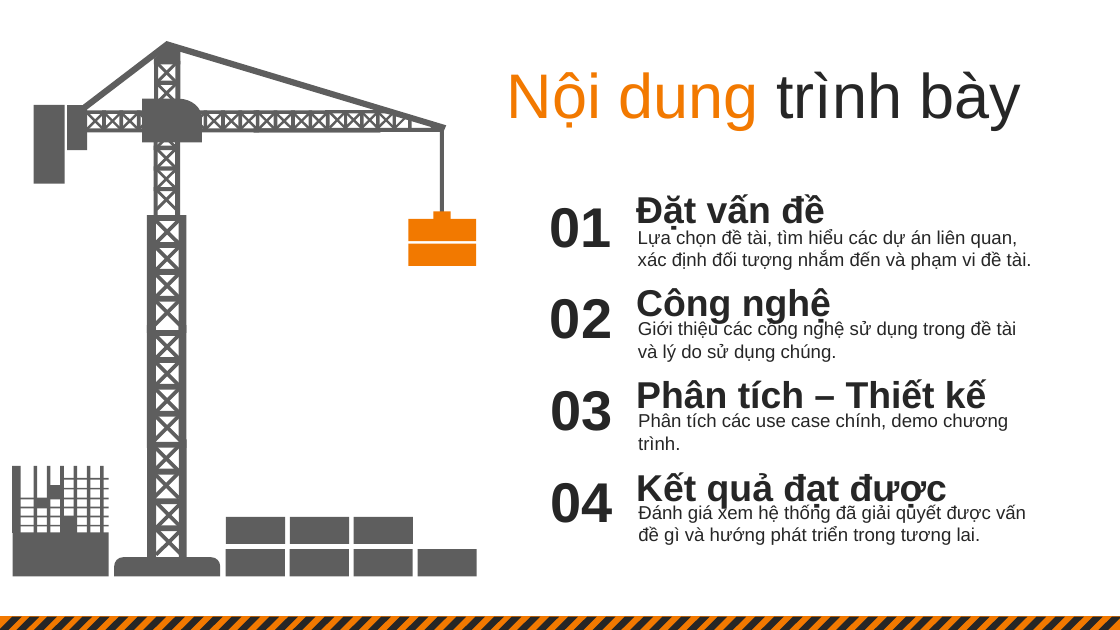
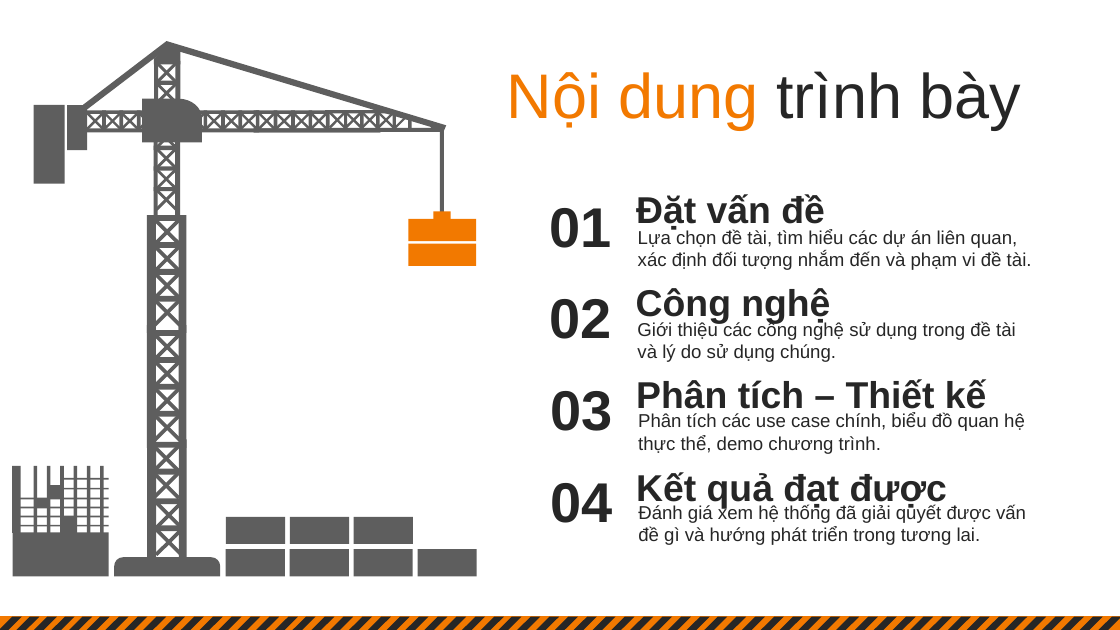
Before and after one commit to datmeo186305/DATN, a slide deck: slide 2 of SLIDE/NguyenTienDat_160702122_slide.pptx. Drawn at 1120x630 pixels with LibreOffice and Linux fonts; fonts in the diff are those of the drawing. Boxes give left, top, right and bottom in pixels: in the first picture for what was removed or moved away, otherwise in the second. Text is boxed around its words. In the diff, an @@ line names an element or a change of style, - is before the commit and + after.

```diff
--- a/SLIDE/NguyenTienDat_160702122_slide.pptx
+++ b/SLIDE/NguyenTienDat_160702122_slide.pptx
@@ text at box(638, 413, 1025, 454): text changed @@
-Phân tích các use case chính, demo chương trình.
+Phân tích các use case chính, biểu đồ quan hệ thực thể, demo chương trình.
```
Also in this commit, not shown: 2 other slides changed, 1 slide added, 2 slides removed, 24 other files.
